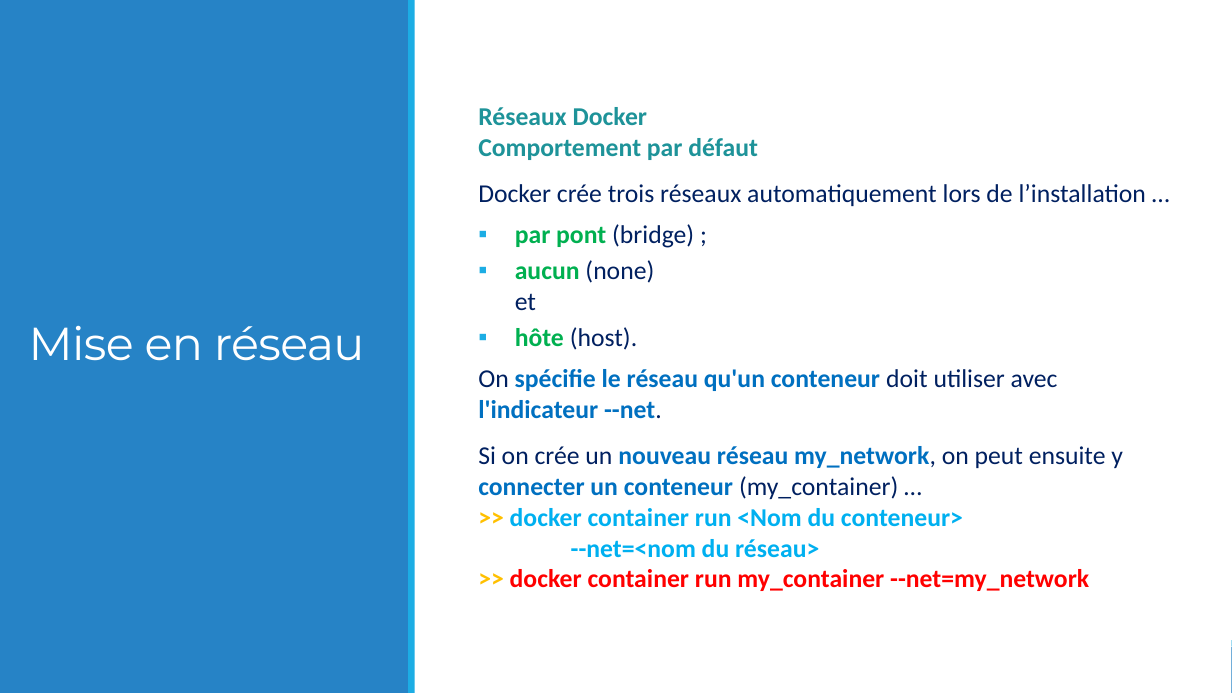
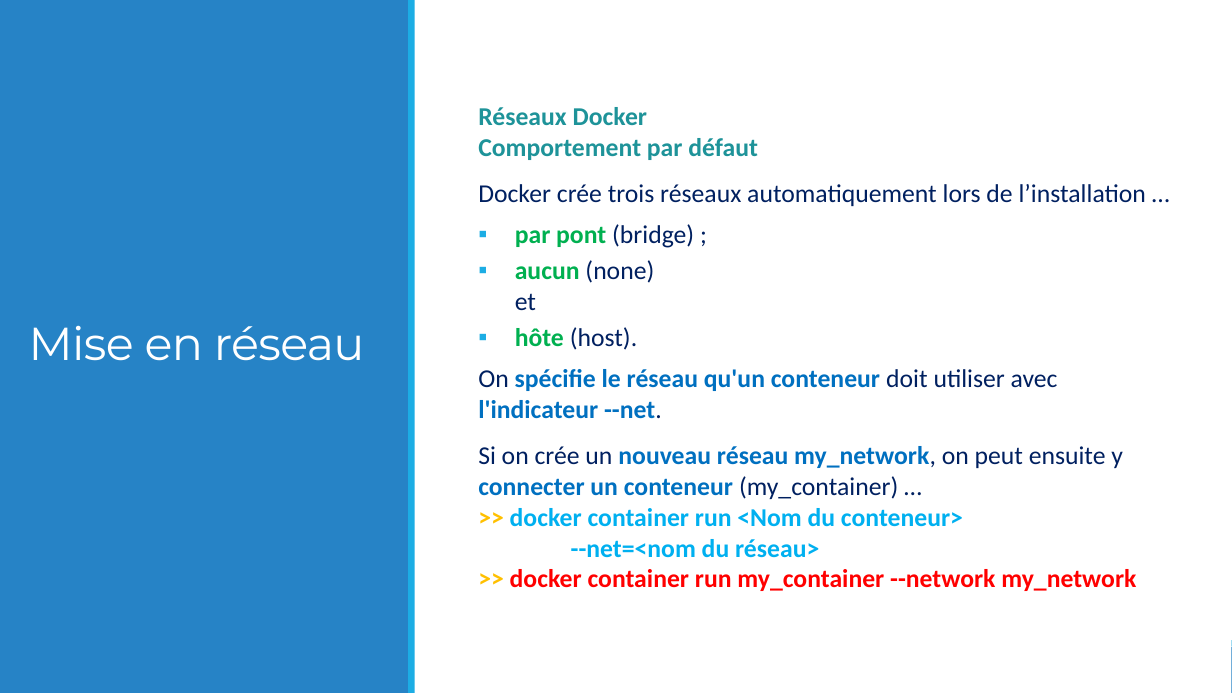
Before and after one commit to lcsavard/docker, a slide deck: slide 49 of Docker (Module 03).pptx. Drawn at 1232x693 pixels with LibreOffice and Linux fonts; fonts in the diff are those of the drawing. Boxes give left, top, right and bottom in pixels: in the first picture for what was removed or moved away, otherwise in the second. Text is boxed around its words. In the diff, an @@ line names an element or a change of style, - is before the commit and + after.

```diff
--- a/Docker (Module 03).pptx
+++ b/Docker (Module 03).pptx
@@ text at [478, 446, 1136, 591]: text changed @@
-Si on crée un nouveau réseau my_network, on peut ensuite y connecter un conteneur (my_container) …
->> docker container run <Nom du conteneur>
---net=<nom du réseau>
->> docker container run my_container --net=my_network
+Si on crée un nouveau réseau my_network, on peut ensuite y connecter un conteneur (my_container) …
+>> docker container run <Nom du conteneur>
+--net=<nom du réseau>
+>> docker container run my_container --network my_network
```
Also in this commit, not shown: 5 other slides changed, 1 slide removed, 2 other files.
